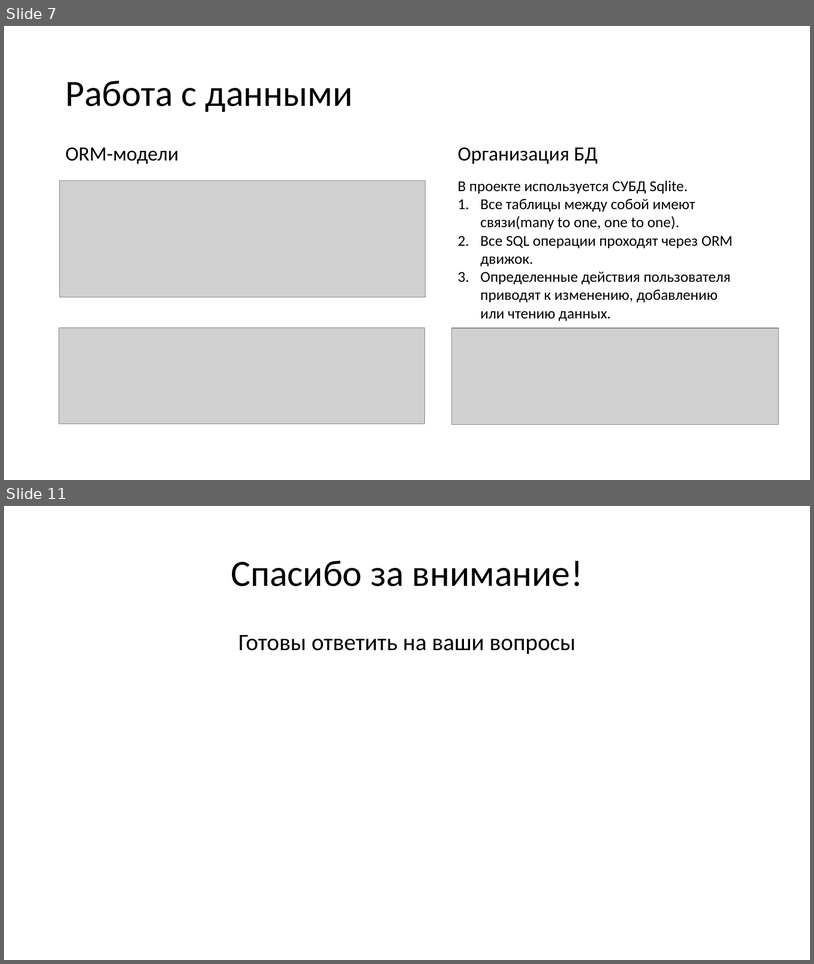
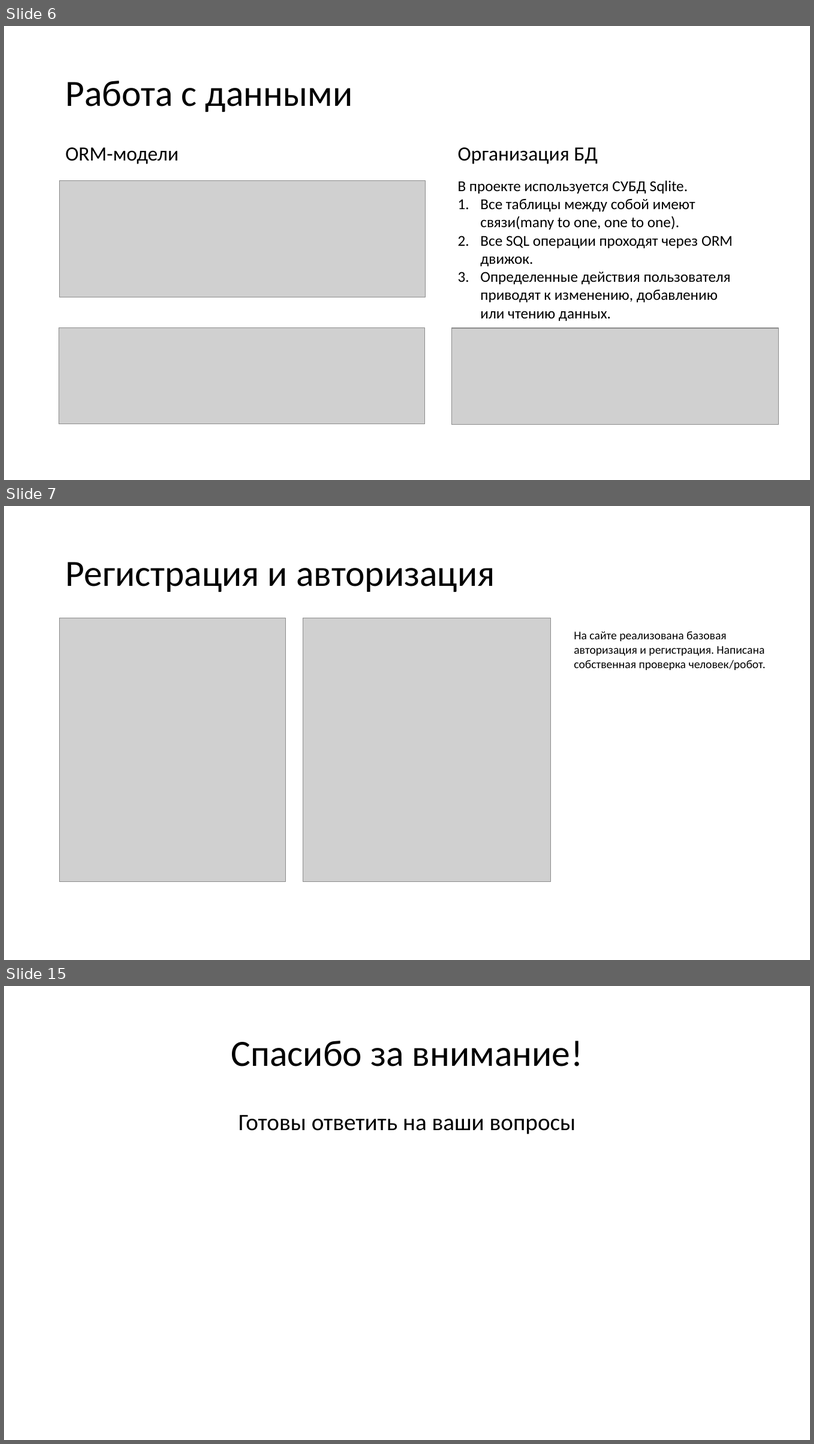
Before and after one commit to andrey3304/The_greatest_project_of_our_time, a slide deck: materials/Presentation.pptx. Shown one above the other, each under a label of ours: slides 7 and 11 before the commit, slides 6, 7 and 15 after it; the slides between them are not shown. The pictures are 814x964 and 814x1444 pixels, drawn with LibreOffice and Linux fonts; fonts in the diff are those of the drawing; grey boxes stand for pictures. Boxes give left, top, right and bottom in pixels: in the first picture for what was removed or moved away, otherwise in the second. Text is boxed around its words. In the diff, an @@ line names an element or a change of style, - is before the commit and + after.

```diff
--- a/materials/Presentation.pptx
+++ b/materials/Presentation.pptx
@@ slide 7 added at (4,506,810,960), background #FFFFFF @@
@@ title added at (65,562,495,592), 44 pt, text #000000 @@
+Регистрация и авторизация
@@ picture added at (60,618,286,882) @@
@@ picture added at (303,618,551,882) @@
@@ text added at (574,631,766,670), 14 pt, text #000000 @@
+На сайте реализована базовая авторизация и регистрация. Написана собственная проверка человек/робот.
@@ what was slide 7 is now slide 6 @@
@@ what was slide 11 is now slide 15 @@
```
Also in this commit, not shown: 4 slides changed, 7 other slides added, 4 slides removed, 1 other file.
